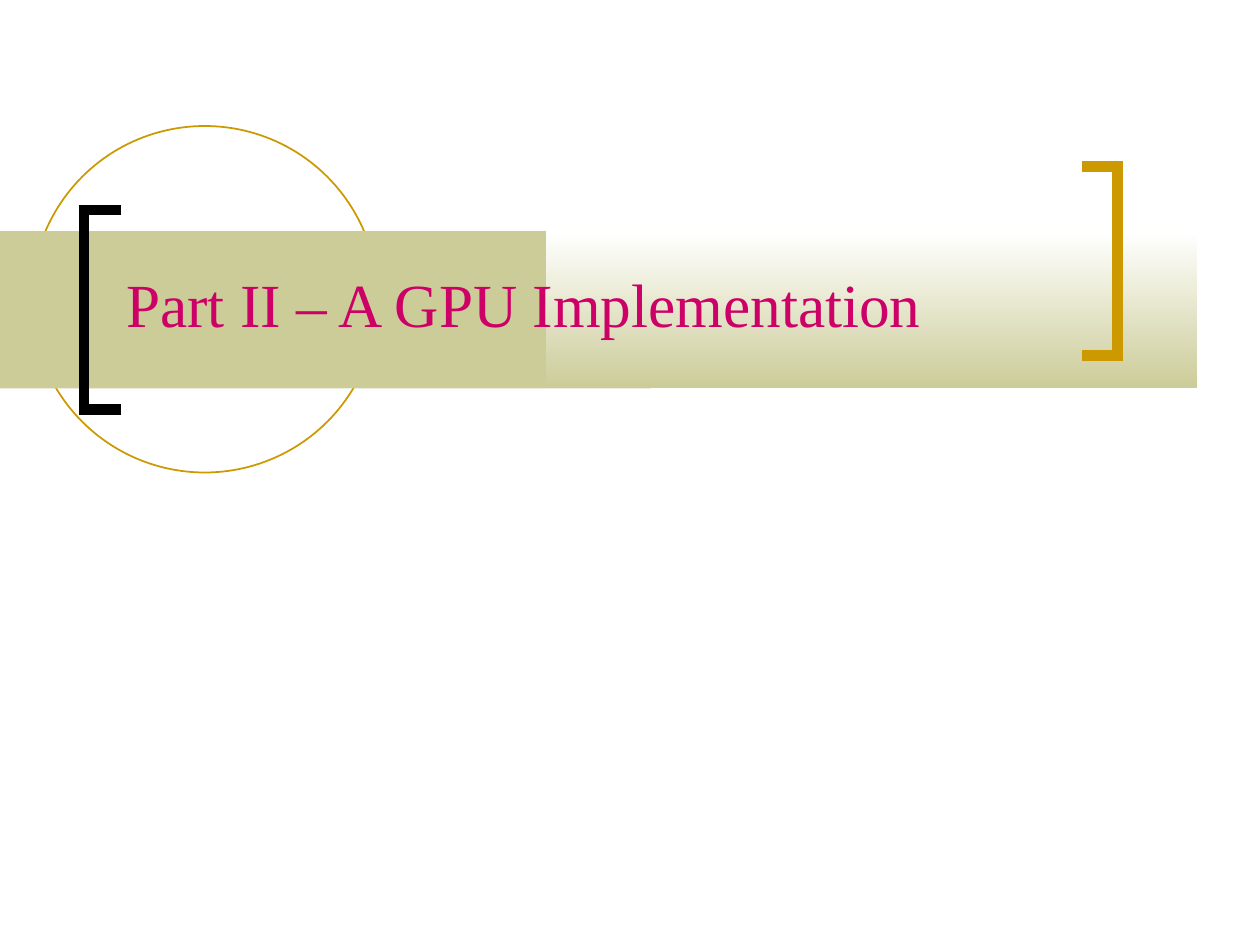
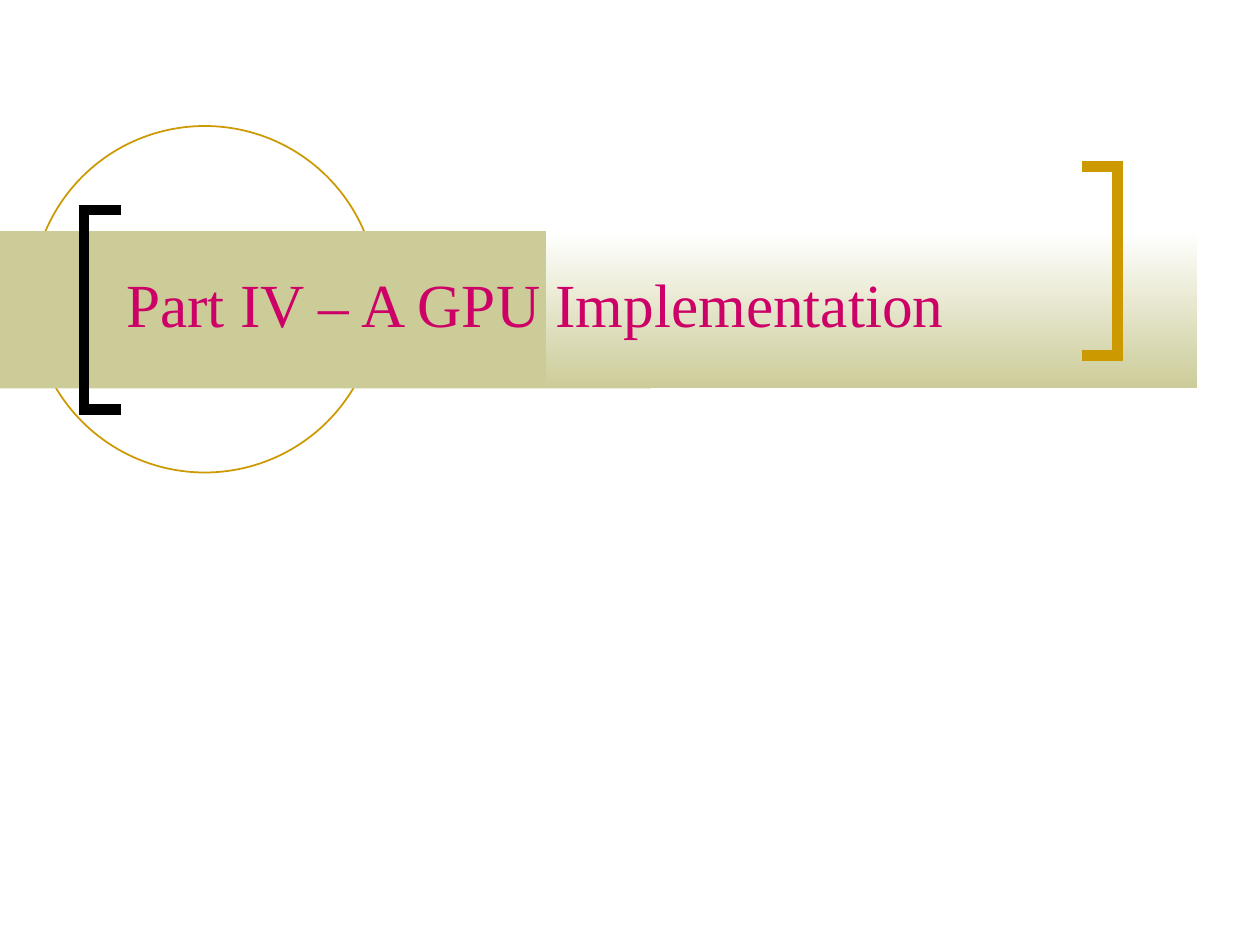
Before and after one commit to brandonbm00/Projects, a slide deck: slide 41 of Gradschool/thesis/talk/msthesis.odp (slide 38 before the commit). Drawn at 1260x945 pixels with LibreOffice and Linux fonts; fonts in the diff are those of the drawing. Boxes give left, top, right and bottom in pixels: in the first picture for what was removed or moved away, otherwise in the second. Text is boxed around its words. In the diff, an @@ line names an element or a change of style, - is before the commit and + after.

```diff
--- a/Gradschool/thesis/talk/msthesis.odp
+++ b/Gradschool/thesis/talk/msthesis.odp
@@ title at bbox=[126, 284, 944, 339]: text changed @@
-Part II – A GPU Implementation
+Part IV – A GPU Implementation
```
Also in this commit, not shown: 12 other slides changed, 15 slides added, 3 slides removed.
